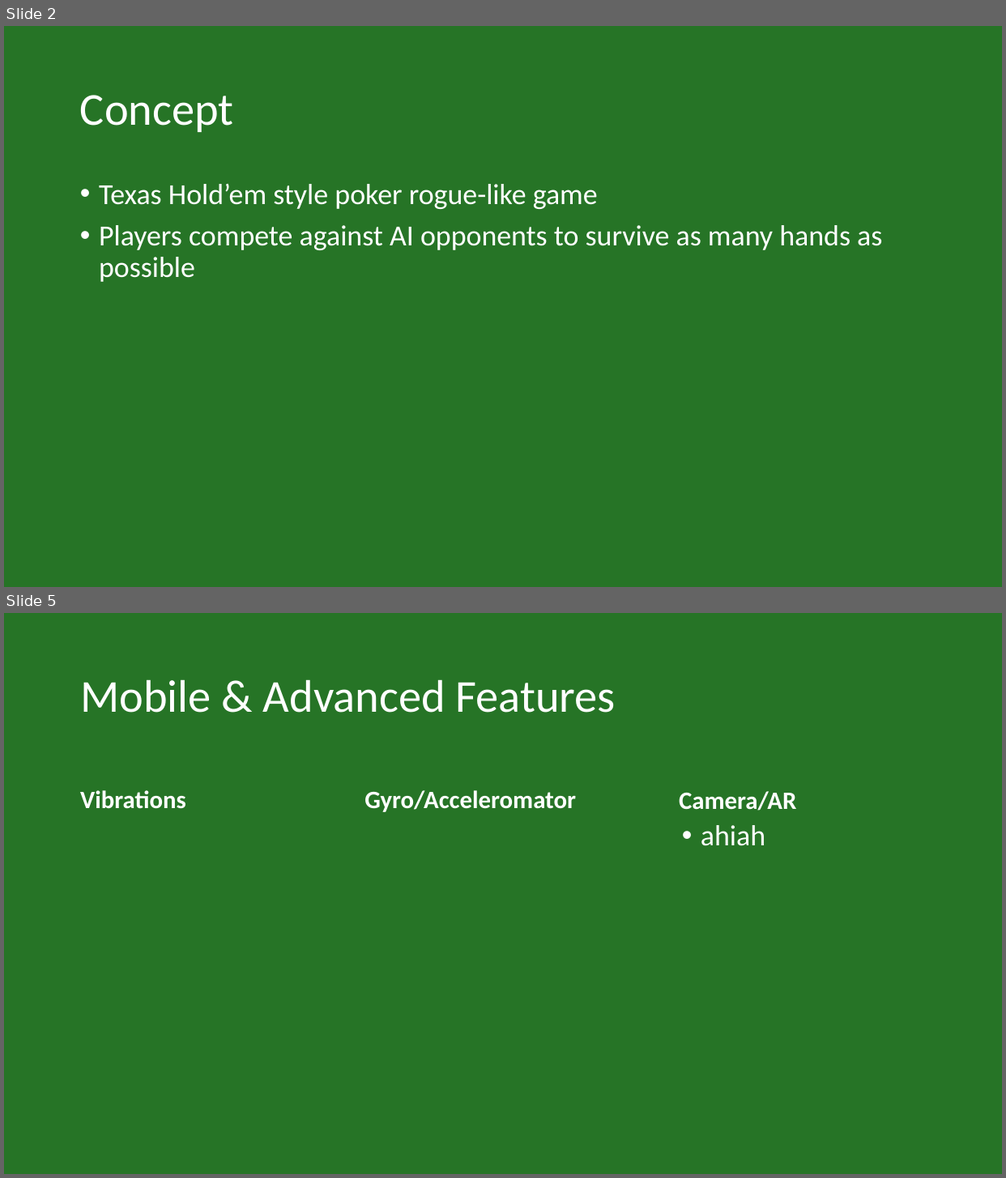
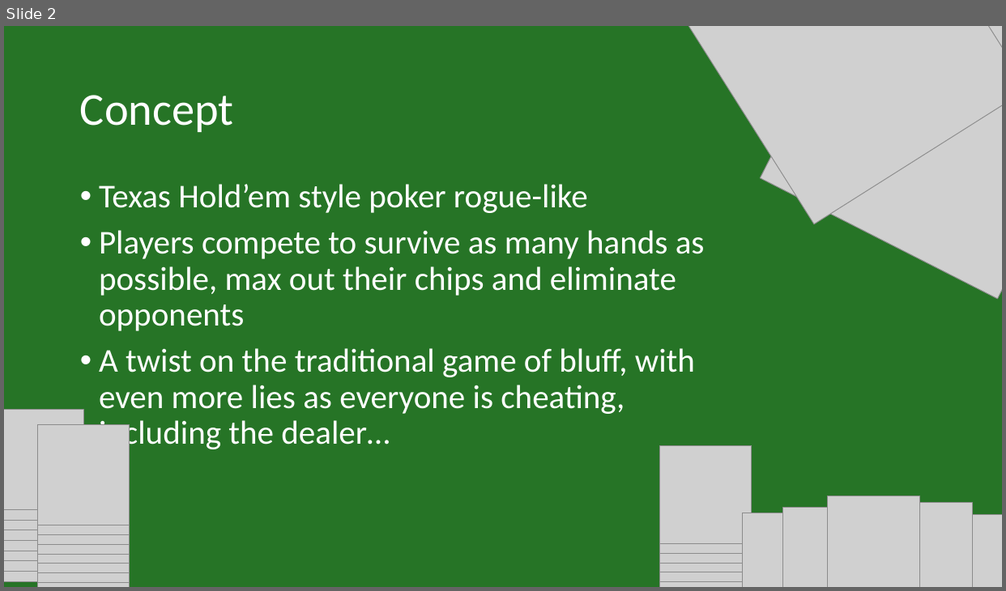
Before and after one commit to IsabelHampton/bluffs-and-bribes, a slide deck: Docs/Bluffs & Bribes Pitch.pptx. Shown one above the other, each under a label of ours: slides 2 and 5 before the commit, slide 2 after it; the slides between them are not shown. The pictures are 1006x1178 and 1006x591 pixels, drawn with LibreOffice and Linux fonts; fonts in the diff are those of the drawing; grey boxes stand for pictures. Boxes give left, top, right and bottom in pixels: in the first picture for what was removed or moved away, otherwise in the second. Text is boxed around its words. In the diff, an @@ line names an element or a change of style, - is before the commit and + after.

```diff
--- a/Docs/Bluffs & Bribes Pitch.pptx
+++ b/Docs/Bluffs & Bribes Pitch.pptx
@@ slide 5 removed at box(4, 613, 1002, 1174), background #267426 @@
@@ title removed at box(80, 679, 616, 713) @@
-Mobile & Advanced Features
@@ text removed at box(80, 790, 186, 809) @@
-Vibrations
@@ text removed at box(364, 790, 576, 812) @@
-Gyro/Acceleromator
@@ text removed at box(679, 791, 796, 811) @@
-Camera/AR
@@ text removed at box(701, 825, 765, 846) @@
-• ahiah
@@ slide 2 changed as well @@
@@ picture added at box(678, 26, 1002, 224) @@
@@ picture added at box(760, 26, 1002, 299) @@
@@ text at box(99, 184, 705, 452): text changed; size 28 to 32 pt @@
-• Texas Hold’em style poker rogue-like game
-• Players compete against AI opponents to survive as many hands as possible
+• Texas Hold’em style poker rogue-like
+• Players compete to survive as many hands as possible, max out their chips and eliminate opponents
+• A twist on the traditional game of bluff, with even more lies as everyone is cheating, including the dealer…
@@ group added at box(4, 410, 129, 587): 18 pictures @@
@@ group added at box(661, 446, 1002, 587): 14 pictures @@
```
Also in this commit, not shown: 1 other slide changed, 20 slides added, 5 other slides removed.
